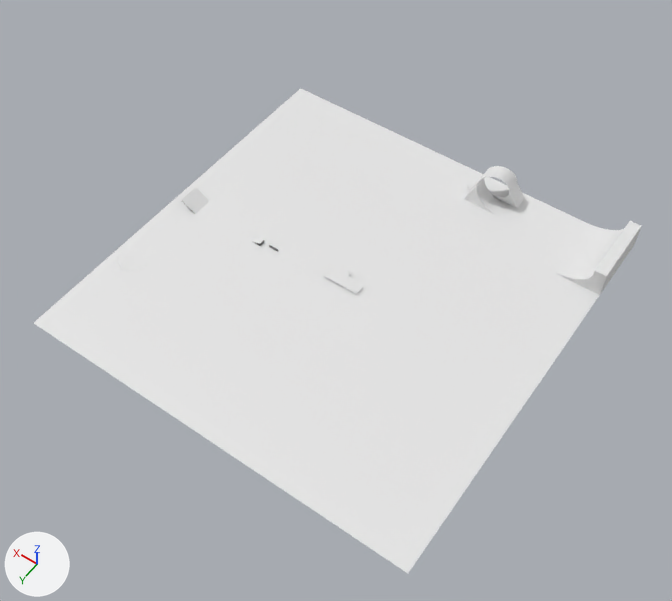
The Blender file Skate Park Scene Trial.blend, before and after one commit.
One viewpoint serves both versions: a 50 mm lens placed at (-78.0, 112.3, 168.1), pointed at (-3.3, 7.6, 3.7). The axes (+X, +Y, +Z) are drawn at lower left. The lights are the same throughout.

Objects in the first picture: 'CementBarrier', 'Ground', 'Kicker', 'Loop', 'Plane', 'SideCenterRamp'.
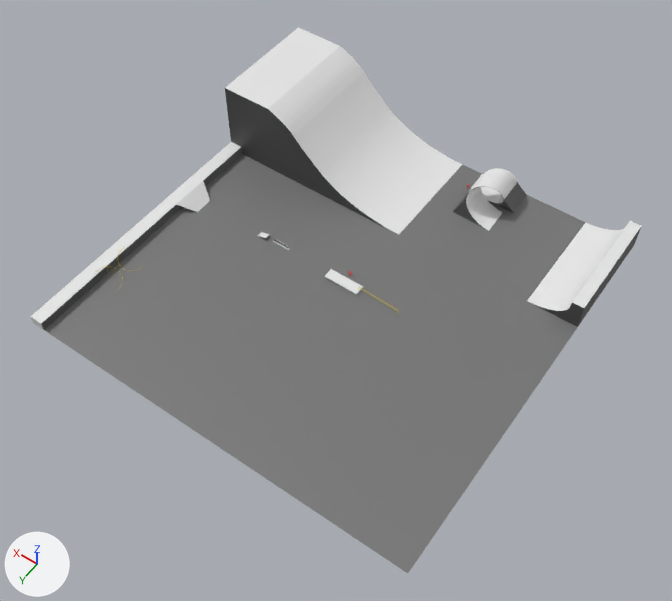
Where the change shows, as pixel boxes [x1, y1, x2, y2] in the pictures (672 x 601 px):
'Ground', recoloured (white to grey): [34, 88, 600, 573] in both
'MassiveRamp', added: after [225, 27, 462, 235]
    faces in mat_material (white #e7e7e7): [225, 27, 462, 235]
    faces in mat_edges (dark grey #4f4f4f): [225, 88, 397, 234]
'Plane', moved, rescaled (25% wider, 43% taller): before [550, 221, 641, 295]; after [527, 221, 641, 327]
'Cube', added: after [30, 142, 242, 330]
    faces in mat_material (white #e7e7e7): [30, 142, 241, 330]
    faces in mat_edges (dark grey #4f4f4f): [42, 148, 242, 330]
'Loop', recoloured, moved, rescaled (21% wider, 23% taller): before [464, 166, 524, 217]; after [453, 168, 526, 231]
'SideCenterRamp', moved, rescaled (21% wider, 14% taller): before [181, 187, 209, 214]; after [176, 181, 210, 212]
'Kicker', moved: before [252, 238, 264, 246]; after [258, 232, 270, 240]
'CementBarrier', moved, rescaled (50% wider, 33% taller): before [268, 245, 279, 253]; after [273, 239, 290, 250]
part 1 of me_plane_001, recoloured: [600, 227, 641, 294] in both
part 2 of me_cube_008, recoloured: before [464, 186, 517, 216]; after [453, 198, 513, 230]
part 3 of me_cube_008, recoloured: [510, 183, 524, 207] in both
part 4 of me_cube_008, recoloured: before [465, 182, 478, 197]; after [453, 191, 470, 211]

Diff of the bpy script that builds the scene:
```diff
--- a/Skate Park Scene Trial.blend.py
+++ b/Skate Park Scene Trial.blend.py
@@ me_plane_002 @@
 me_plane_002.from_pydata(...)  # 4 vertices, 1 face; spans x -1.0..1.0, y -1.0..1.0, z 0.0
+me_plane_002.materials.append(mat_ground)  # grey #757575
@@ me_plane_001 @@
 me_plane_001.from_pydata(...)  # 52 vertices, 27 faces; spans x -1.59..1.0, y -1.0..1.0, z 0.0..6.83
 # used by ob_plane; location = (-42.1, -40.6, 0.0); scale = (4.95, 9.4, 1.0)
+# me_plane_001 part 1: the 1 face centred in x -1.59, y 0.0, z 3.42 switches from no material to mat_edges (dark grey #4f4f4f)
+me_plane_001.materials.append(mat_material)  # white #e7e7e7
+me_plane_001.materials.append(mat_edges)  # dark grey #4f4f4f
@@ me_cube_008 @@
 me_cube_008.from_pydata(...)  # 144 vertices, 128 faces; spans x -3.8..3.87, y -0.09..0.1, z -1.77..6.07
 # used by ob_loop; location = (-14.8, -44.1, 2.1); scale = (1.71, 50.0, 1.2)
+# me_cube_008 part 2: 4 of the faces centred in x -0.01..0.62, y -0.08..0.09, z -0.37..-0.18 switch from mat_material (white #e7e7e7) to mat_edges (dark grey #4f4f4f)
+# me_cube_008 part 3: 1 of the faces centred in x -3.05, y -0.04, z 0.49 switch from mat_material (white #e7e7e7) to mat_edges (dark grey #4f4f4f)
+# me_cube_008 part 4: 1 of the faces centred in x 2.81, y 0.04, z 0.51 switch from mat_material (white #e7e7e7) to mat_edges (dark grey #4f4f4f)
@@ me_cube_022 @@
+me_cube_022.from_pydata([(-1.34, -0.4, -1.0), (-1.34, -0.4, 0.37), (-1.34, 1.0, -1.0), (-1.34, 1.0, 0.37), (1.0, -0.4, -1.0), (1.0, -0.4, 0.37), (1.0, 1.0, -1.0), (1.0, 1.0, 0.37)], [], [(0, 1, 3, 2), (2, 3, 7, 6), (6, 7, 5, 4), (4, 5, 1, 0), (2, 6, 4, 0), (7, 3, 1, 5)])
+for i in [0]: me_cube_022.polygons[i].material_index = 1
+me_cube_022.materials.append(mat_material)  # white #e7e7e7
+me_cube_022.materials.append(mat_edges)  # dark grey #4f4f4f
@@ ob_kicker @@
 ob_kicker = bpy.data.objects.new('Kicker', me_cube_006)
-ob_kicker.location = (24.3, 1.9, 0.6)
+ob_kicker.location = (24.3, -0.3, 0.6)
@@ ob_sidecenterramp @@
 ob_sidecenterramp = bpy.data.objects.new('SideCenterRamp', me_cube_007)
-ob_sidecenterramp.location = (45.0, 0.7, 0.8)
+ob_sidecenterramp.location = (45.0, 0.2, 0.8)
 ob_sidecenterramp.rotation_euler = (0.0, 0.0, 3.142)  # degrees (0, 0, 180)
-ob_sidecenterramp.scale = (1.0, 3.59, 1.0)
+ob_sidecenterramp.scale = (1.0, 3.16, 1.0)
@@ ob_plane @@
 ob_plane = bpy.data.objects.new('Plane', me_plane_001)
-ob_plane.location = (-42.1, -40.6, 0.0)
-ob_plane.scale = (4.95, 9.4, 1.0)
+ob_plane.location = (-42.1, -35.0, 0.0)
+ob_plane.scale = (4.95, 15.0, 1.0)
@@ ob_cementbarrier @@
 ob_cementbarrier = bpy.data.objects.new('CementBarrier', me_cube)
-ob_cementbarrier.location = (19.5, 1.3, 0.4)
-ob_cementbarrier.scale = (1.47, 0.31, 0.45)
+ob_cementbarrier.location = (18.9, -0.9, 0.4)
+ob_cementbarrier.scale = (2.4, 0.31, 0.45)
@@ ob_loop @@
 ob_loop = bpy.data.objects.new('Loop', me_cube_008)
-ob_loop.location = (-14.8, -44.1, 2.1)
-ob_loop.scale = (1.71, 50.0, 1.2)
+ob_loop.location = (-14.8, -42.0, 2.1)
+ob_loop.scale = (1.71, 85.0, 1.2)
@@ ob_cube @@
+ob_cube = bpy.data.objects.new('Cube', me_cube_022)
+ob_cube.location = (48.5, 0.0, 1.7)
+ob_cube.scale = (1.47, 50.0, 1.74)
@@ ob_massiveramp @@
+ob_massiveramp = bpy.data.objects.new('MassiveRamp', me_plane_003)  # 58 vertices, 32 faces; spans x -2.1..2.2, y -1.0..1.0, z 0.0..20.0; in mat_material (white #e7e7e7), mat_edges (dark grey #4f4f4f)
+ob_massiveramp.location = (23.6, -35.0, 0.0)
+ob_massiveramp.scale = (12.2, 15.0, 1.0)
```
